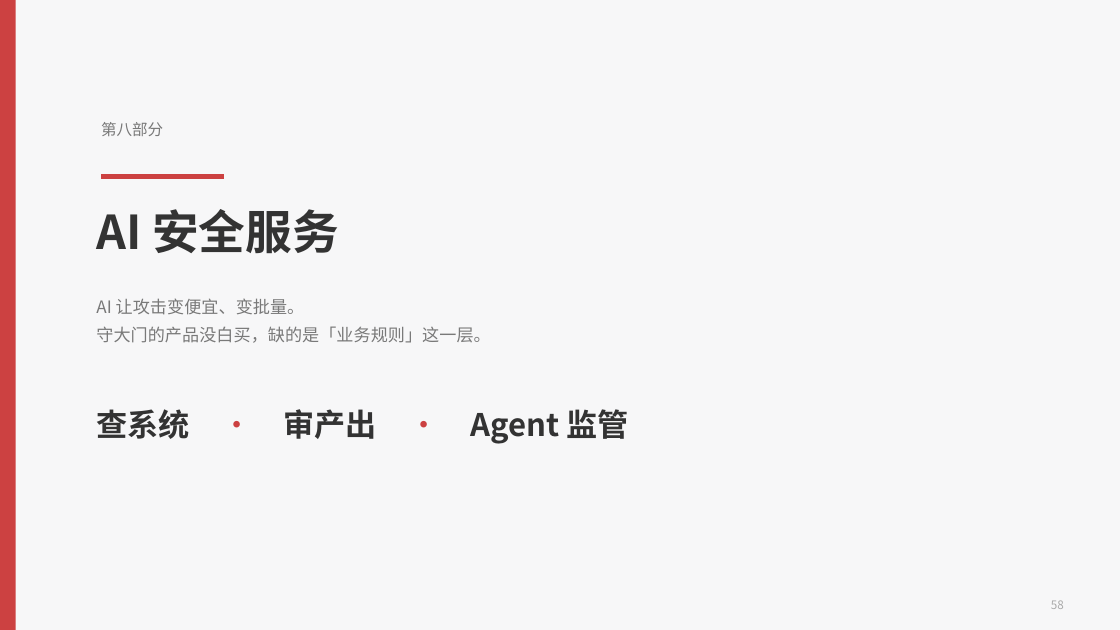
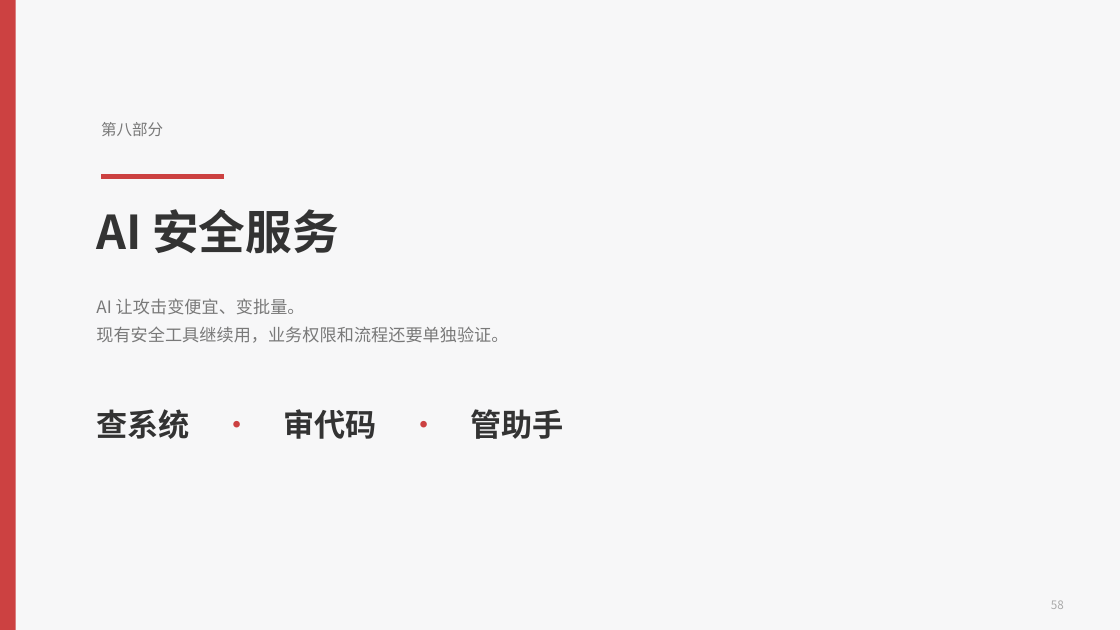
Before and after one commit to hveraus/ssw-business, a slide deck: slide 58 of SSW AI 业务_v2/SSW AI 业务_v3.pptx. Drawn at 1120x630 pixels with LibreOffice and Linux fonts; fonts in the diff are those of the drawing. Boxes give left, top, right and bottom in pixels: in the first picture for what was removed or moved away, otherwise in the second. Text is boxed around its words. In the diff, an @@ line names an element or a change of style, - is before the commit and + after.

Commit message:
第八部分措辞按评审改写（12 处）
- P58 分隔页：改为「现有安全工具继续用，业务权限和流程还要单独验证」，导览行「查系统 · 审代码 · 管助手」
- P60 盲区页：标题改「哪些业务风险需要单独验证？」，页底改「现有安全工具继续用，业务权限和流程单独验证」
- P59 三项服务：标题改「查现有系统 · 审代码与工具 · 管运行中的助手」，卡标签改「现有系统 / 运行中的助手」
- P61 服务一：问题条以「攻击者可以借助 AI 批量尝试」开头并接订单权限例子；四步改动词「多权限账号验证 / 确认影响并出报告」
- P62 服务二：标题改「AI 写的代码、员工搭的工具，上线前怎么审？」，成果改「员工自建工具上线前完成权限和数据检查」
- P63 服务三：副标改「AI 按用户权限取数，关键操作经授权人员确认；先评估现有模型与平台能接入哪些控制」
- P64 架构：标题改「数据存在哪，什么情况下会发给外部模型？」
- P65 报告：标题改「一条安全问题，报告里怎么写？」，三项改影响/修复建议/复测结果，页底与「SSW 内部实践」标签同步
- P66 诊断：标题改「选一个模块，做一次 3 天安全诊断」，副标写交付内容，不收费口径并入页底
- P34 数据安全：副标改「部署前，先和你确认这四件事」，第三卡改「哪些数据可以发给外部模型」

```diff
--- a/SSW AI 业务_v2/SSW AI 业务_v3.pptx
+++ b/SSW AI 业务_v2/SSW AI 业务_v3.pptx
@@ text at (96, 298, 508, 343): text changed @@
-AI 让攻击变便宜、变批量。
-守大门的产品没白买，缺的是「业务规则」这一层。
+AI 让攻击变便宜、变批量。
+现有安全工具继续用，业务权限和流程还要单独验证。
@@ text at (96, 409, 563, 439): text changed @@
-查系统 · 审产出 · Agent 监管
+查系统 · 审代码 · 管助手
```
Also in this commit, not shown: 10 other slides changed, 1 other file.
